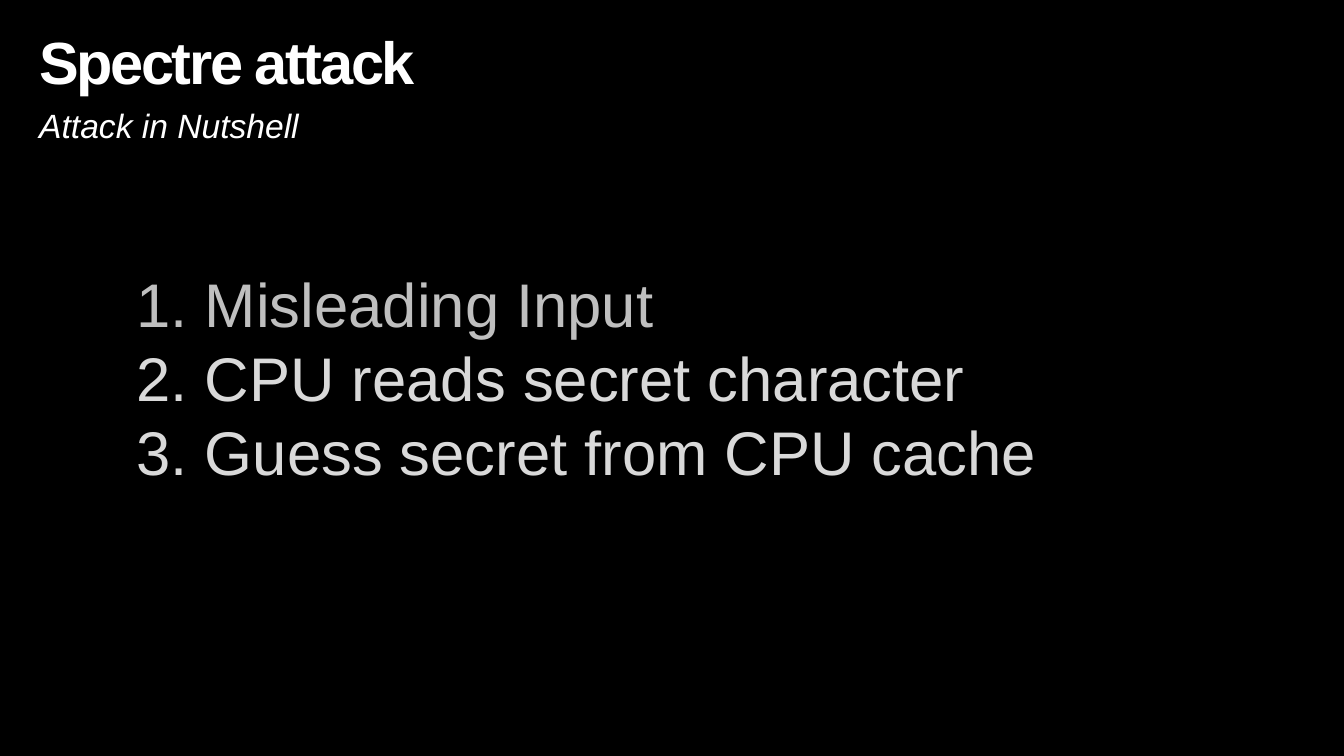
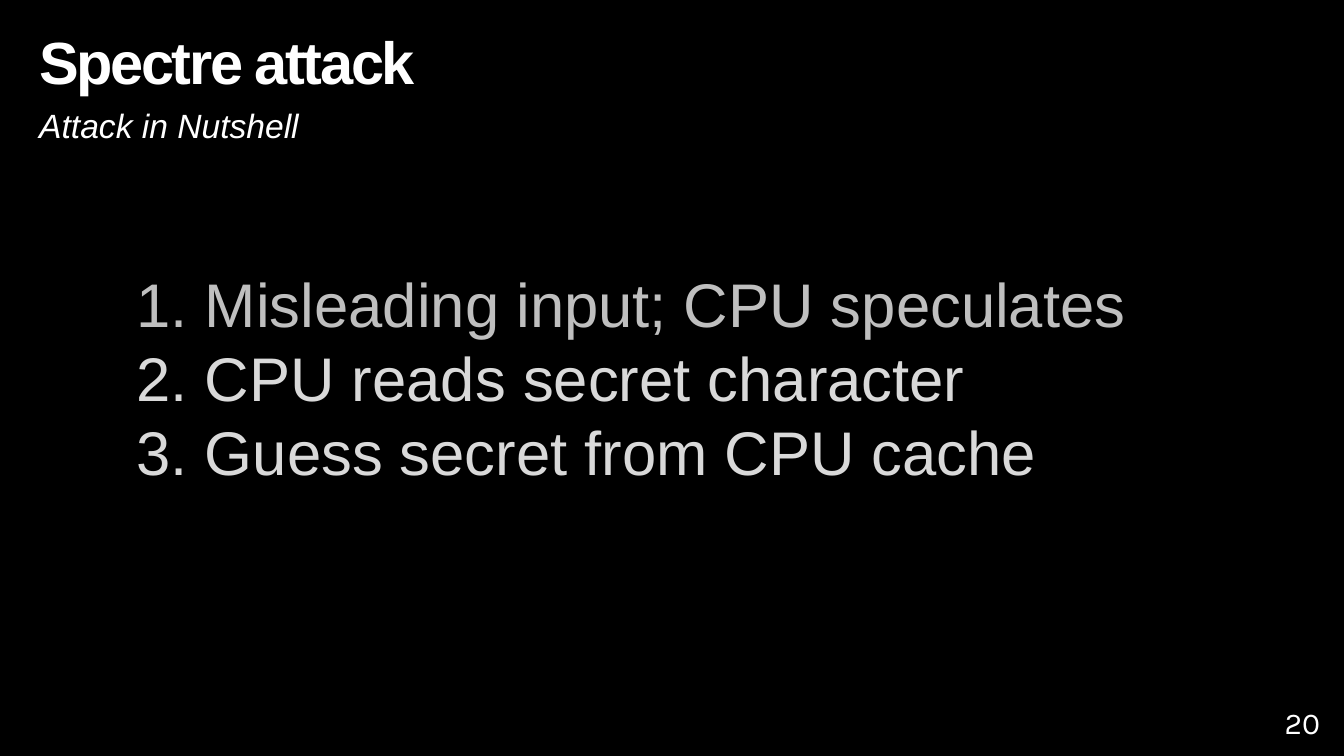
Before and after one commit to sroy729/FDP-Cybersecurity, a slide deck: slide 20 of slides/FDP-Cybersecurity.pptx (slide 21 before the commit). Drawn at 1344x756 pixels with LibreOffice and Linux fonts; fonts in the diff are those of the drawing. Boxes give left, top, right and bottom in pixels: in the first picture for what was removed or moved away, otherwise in the second. Text is boxed around its words. In the diff, an @@ line names an element or a change of style, - is before the commit and + after.

```diff
--- a/slides/FDP-Cybersecurity.pptx
+++ b/slides/FDP-Cybersecurity.pptx
@@ text at (137, 282, 1125, 339): text changed @@
-1. Misleading Input
+1. Misleading input; CPU speculates
@@ page number added at (1285, 714, 1320, 735), 21.6 pt, text #FFFFFF @@
+20
```
Also in this commit, not shown: 30 other slides changed, 2 slides added, 1 slide removed.
